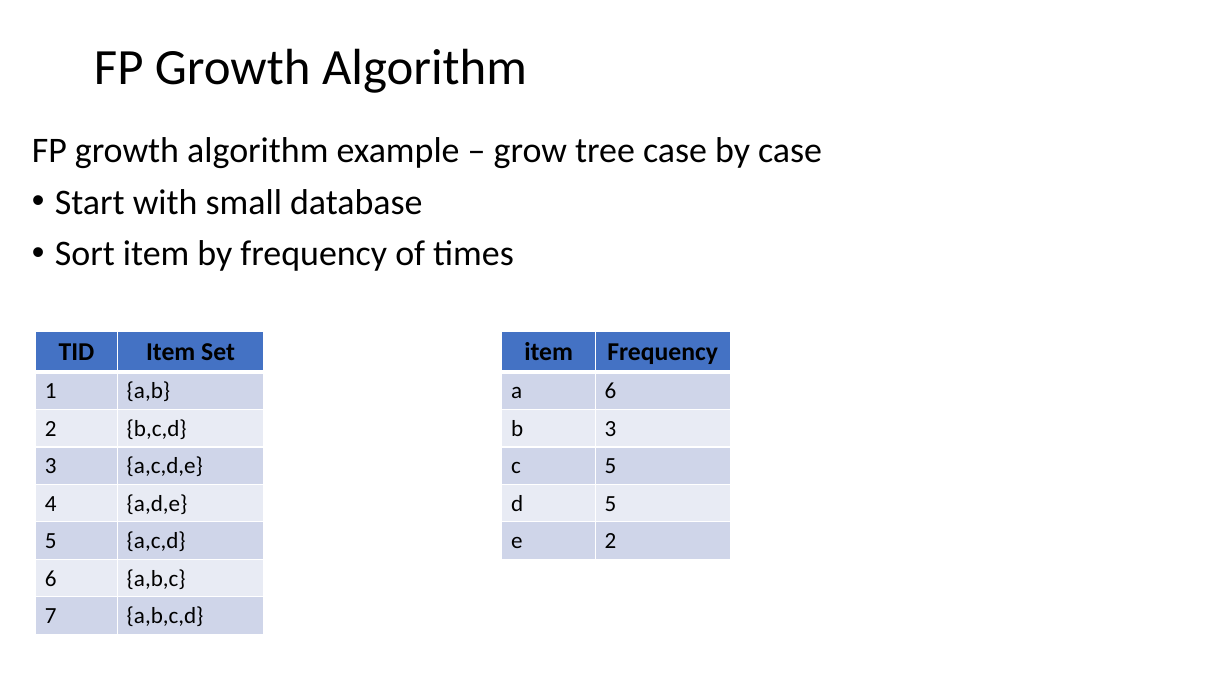
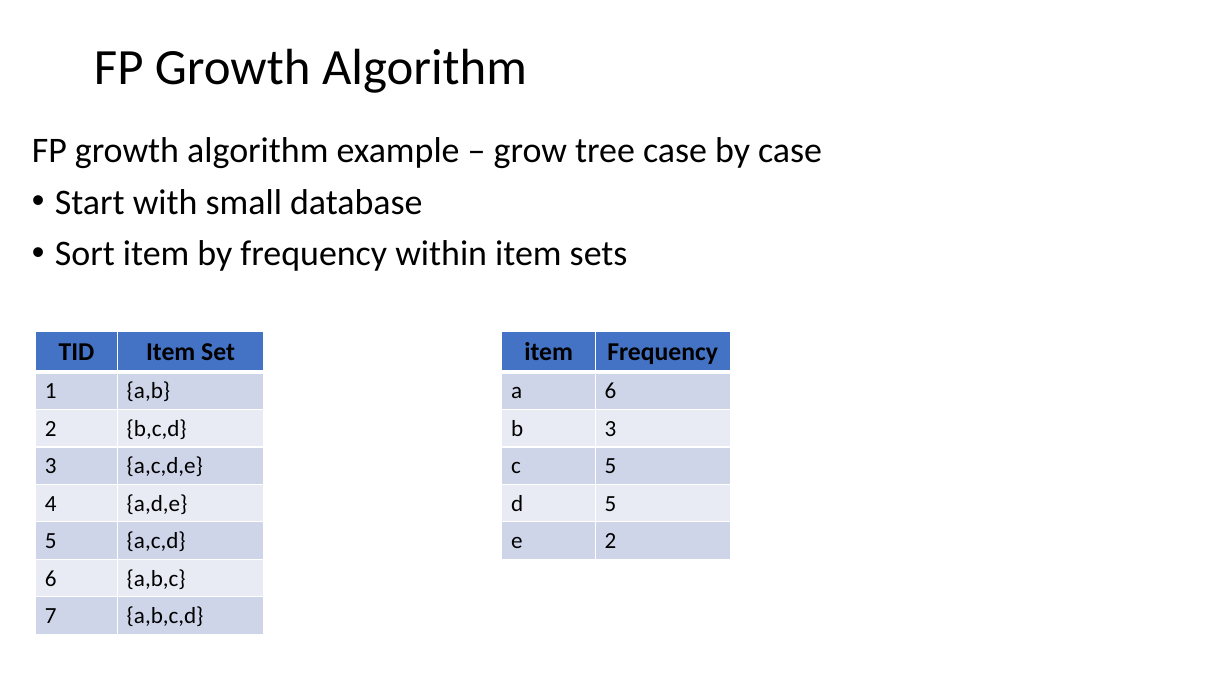
Before and after one commit to StephenElston/CSCI-E-108, a slide deck: slide 27 of slides/10_AssociationsFrequentItems.pptx (slide 26 before the commit). Drawn at 1232x693 pixels with LibreOffice and Linux fonts; fonts in the diff are those of the drawing. Boxes give left, top, right and bottom in pixels: in the first picture for what was removed or moved away, otherwise in the second. Text is boxed around its words. In the diff, an @@ line names an element or a change of style, - is before the commit and + after.

Commit message:
Typo corrections and small additons to slides

```diff
--- a/slides/10_AssociationsFrequentItems.pptx
+++ b/slides/10_AssociationsFrequentItems.pptx
@@ text at box(55, 240, 628, 271): text changed @@
-• Sort item by frequency of times
+• Sort item by frequency within item sets
```
Also in this commit, not shown: 12 other slides changed, 1 slide added.
